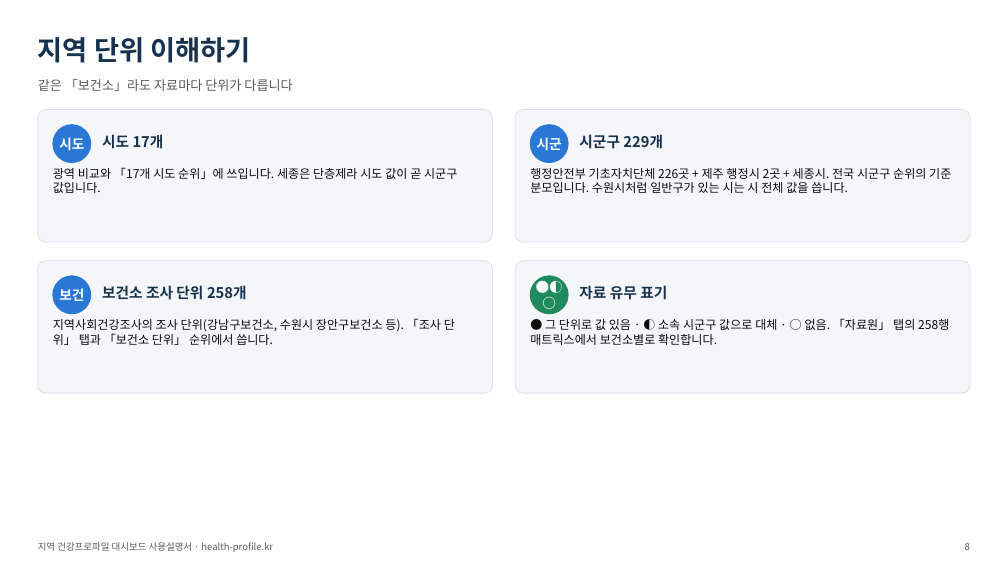
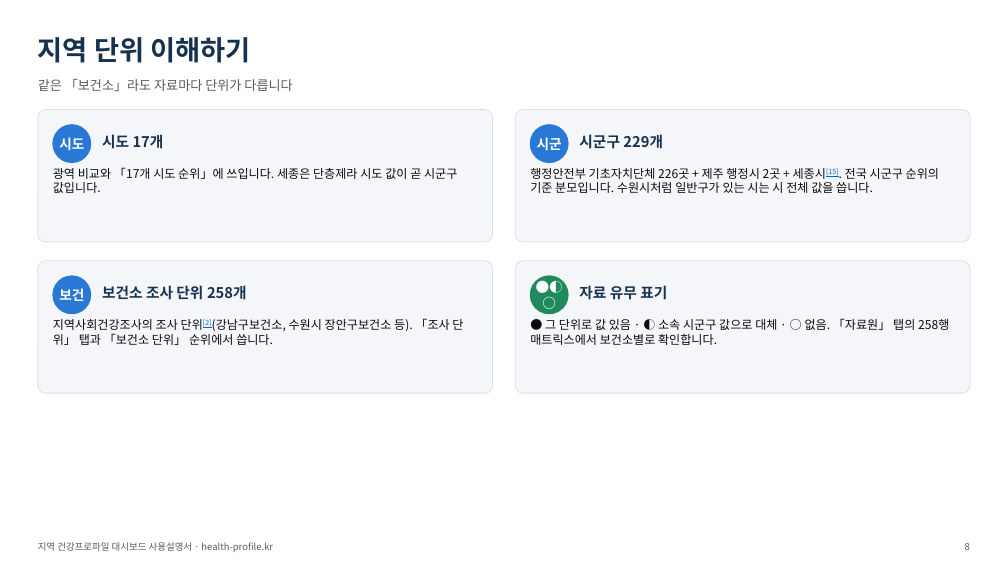
Before and after one commit to soonryu74/soonryu74.github.io, a slide deck: slide 8 of health-dashboard/docs/지역건강프로파일_대시보드_사용설명서_v1.pptx. Drawn at 1008x567 pixels with LibreOffice and Linux fonts; fonts in the diff are those of the drawing. Boxes give left, top, right and bottom in pixels: in the first picture for what was removed or moved away, otherwise in the second. Text is boxed around its words. In the diff, an @@ line names an element or a change of style, - is before the commit and + after.

```diff
--- a/health-dashboard/docs/지역건강프로파일_대시보드_사용설명서_v1.pptx
+++ b/health-dashboard/docs/지역건강프로파일_대시보드_사용설명서_v1.pptx
@@ text at [530,168,939,193]: text changed @@
-행정안전부 기초자치단체 226곳 + 제주 행정시 2곳 + 세종시. 전국 시군구 순위의 기준 분모입니다. 수원시처럼 일반구가 있는 시는 시 전체 값을 씁니다.
+행정안전부 기초자치단체 226곳 + 제주 행정시 2곳 + 세종시[15]. 전국 시군구 순위의 기준 분모입니다. 수원시처럼 일반구가 있는 시는 시 전체 값을 씁니다.
@@ text at [53,318,463,345]: text changed @@
-지역사회건강조사의 조사 단위(강남구보건소, 수원시 장안구보건소 등). 「조사 단위」 탭과 「보건소 단위」 순위에서 씁니다.
+지역사회건강조사의 조사 단위[2](강남구보건소, 수원시 장안구보건소 등). 「조사 단위」 탭과 「보건소 단위」 순위에서 씁니다.
```
Also in this commit, not shown: 17 other slides changed, 2 slides added, 30 other files.
